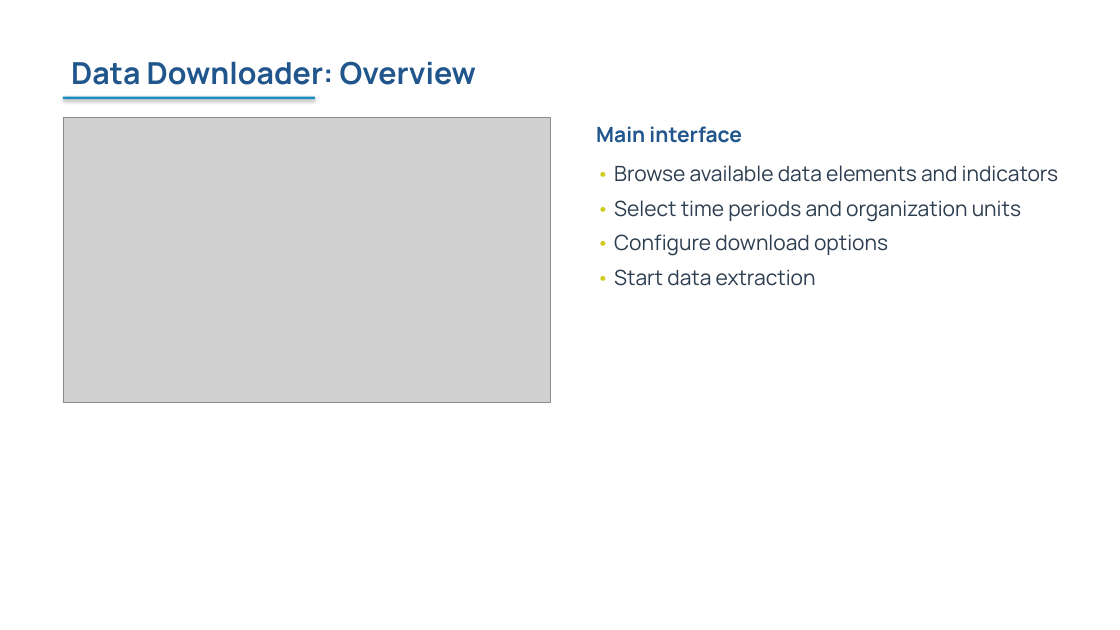
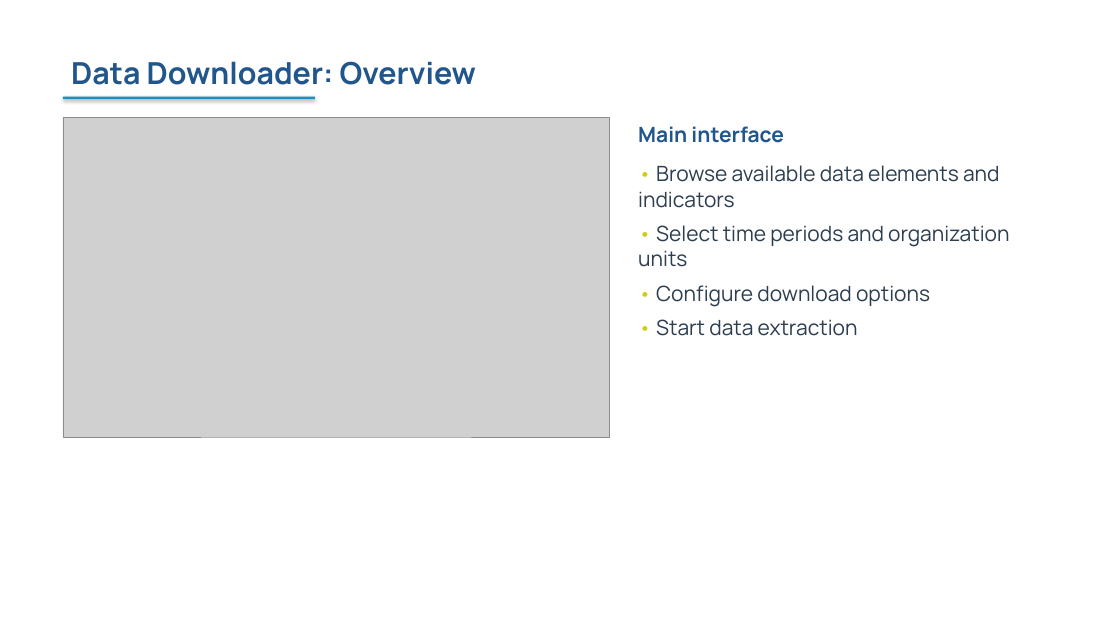
Before and after one commit to FASTR-Analytics/fastr-resource-hub, a slide deck: slide 23 of outputs/2026-zambia_deck.pptx. Drawn at 1120x630 pixels with LibreOffice and Linux fonts; fonts in the diff are those of the drawing; grey boxes stand for pictures. Boxes give left, top, right and bottom in pixels: in the first picture for what was removed or moved away, otherwise in the second. Text is boxed around its words. In the diff, an @@ line names an element or a change of style, - is before the commit and + after.

```diff
--- a/outputs/2026-zambia_deck.pptx
+++ b/outputs/2026-zambia_deck.pptx
@@ picture: place and size @@
-picture at bbox=[63, 118, 550, 402]
+picture at bbox=[63, 118, 609, 437]
@@ text "Main interface" rewrapped from bbox=[596, 126, 1058, 286] to bbox=[638, 126, 1009, 336] @@
```
Also in this commit, not shown: 20 other slides changed, 7 other files.
